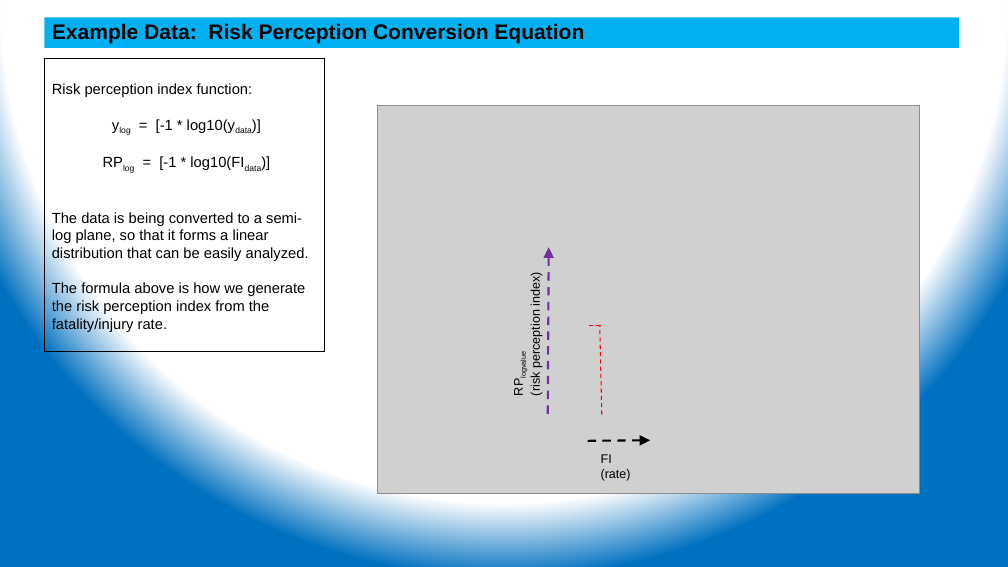
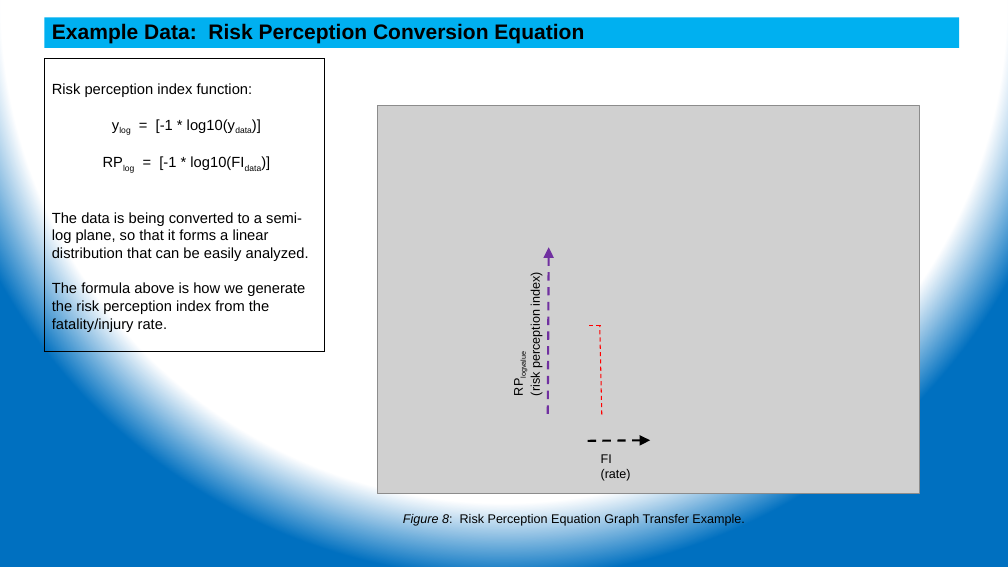
Before and after one commit to ehsintegration/yfd-phd-bls-data, a slide deck: slide 30 of D2-documentation/YennyF.Diaz-Risk Percep Injuries_CommitteeUdate 04-20-2021.pptx (slide 33 before the commit). Drawn at 1008x567 pixels with LibreOffice and Linux fonts; fonts in the diff are those of the drawing; grey boxes stand for pictures. Boxes give left, top, right and bottom in pixels: in the first picture for what was removed or moved away, otherwise in the second. Text is boxed around its words. In the diff, an @@ line names an element or a change of style, - is before the commit and + after.

```diff
--- a/D2-documentation/YennyF.Diaz-Risk Percep Injuries_CommitteeUdate 04-20-2021.pptx
+++ b/D2-documentation/YennyF.Diaz-Risk Percep Injuries_CommitteeUdate 04-20-2021.pptx
@@ text added at [403, 513, 744, 526], 12 pt, text #000000 @@
+Figure 8: Risk Perception Equation Graph Transfer Example.
```
Also in this commit, not shown: 25 other slides changed, 1 slide removed.
